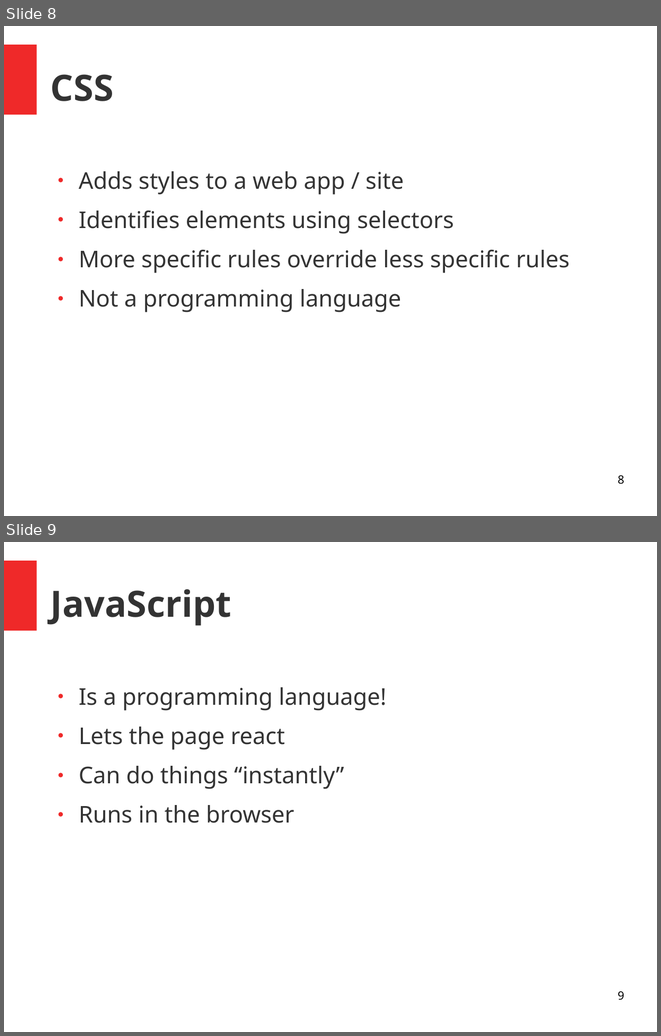
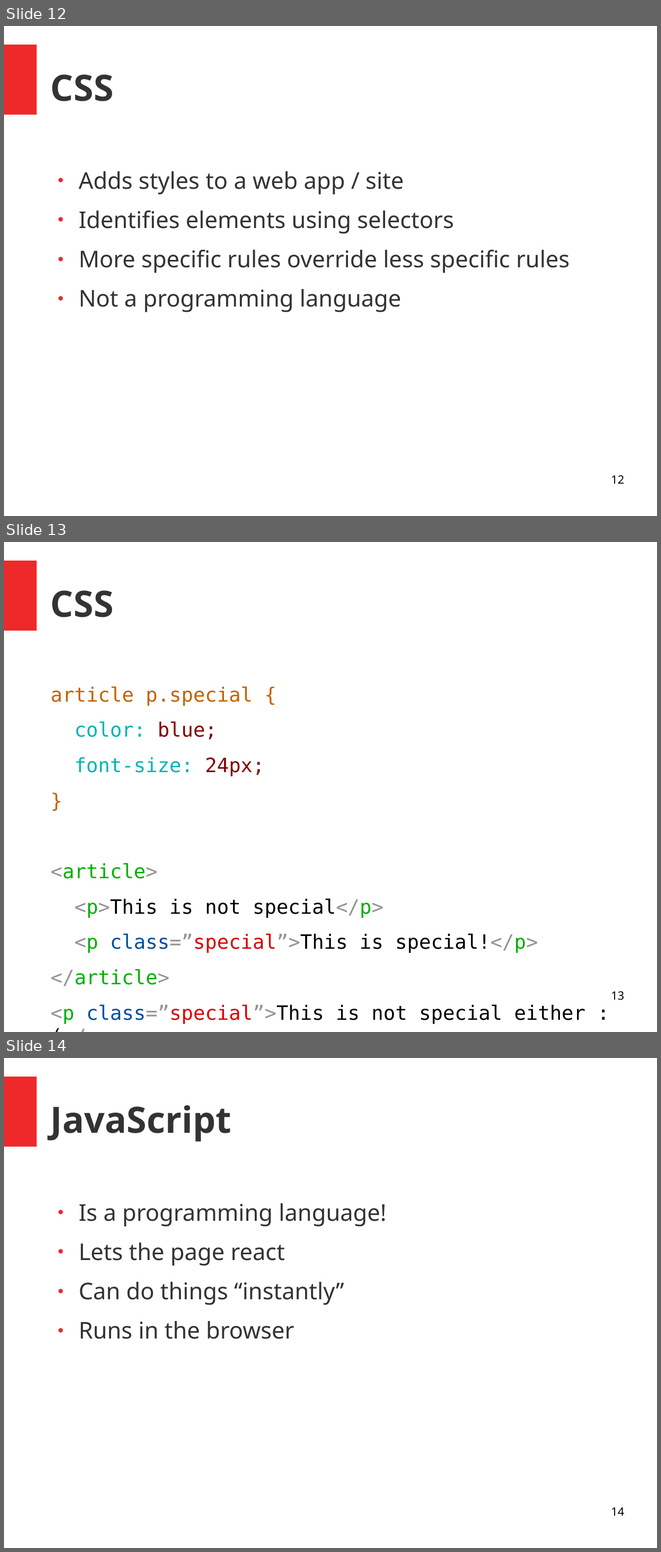
Before and after one commit to RyanKadri/rk0.xyz, a slide deck: lessons/lesson1/presentation/Presentation.odp. Shown one above the other, each under a label of ours: slides 8 and 9 before the commit, slides 12, 13 and 14 after it. The pictures are 661x1036 and 661x1552 pixels, drawn with LibreOffice and Linux fonts; fonts in the diff are those of the drawing. Boxes give left, top, right and bottom in pixels: in the first picture for what was removed or moved away, otherwise in the second. Text is boxed around its words. In the diff, an @@ line names an element or a change of style, - is before the commit and + after.

```diff
--- a/lessons/lesson1/presentation/Presentation.odp
+++ b/lessons/lesson1/presentation/Presentation.odp
@@ slide 13 added at <box>4,542,657,1032</box>, background #FFFFFF; not listed: 1 template element that a slide beside it also shows @@
@@ title added at <box>51,590,114,617</box>, 44 pt, text #333333, bold @@
+CSS
@@ text added at <box>51,686,586,1024</box>, 24 pt, text #000000 @@
+article p.special {
+color: blue;
+font-size: 24px;
+}
+<article>
+<p>This is not special</p>
+<p class=”special”>This is special!</p>
+</article>
+<p class=”special”>This is not special either :(</p>
@@ page number added at <box>611,991,624,1000</box>, 14 pt, text #000000 @@
+13
@@ what was slide 8 is now slide 12 @@
@@ page number at <box>611,475,624,483</box>: text changed @@
-8
+12
@@ what was slide 9 is now slide 14 @@
@@ page number at <box>611,1507,624,1515</box>: text changed @@
-9
+14
```
Also in this commit, not shown: 2 slides changed, 6 other slides added, 9 other files.
